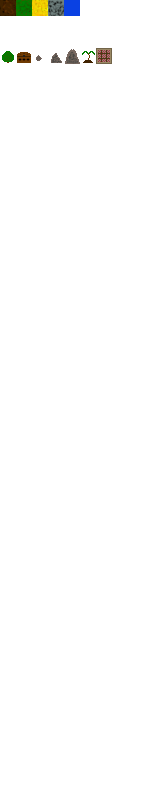
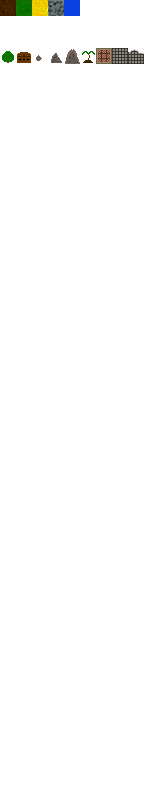
Comparing the layer stacks of the two 160px x 800px images. Changes:
added layer "Pasted Layer" above "Background" over (128, 48, 144, 64)
painted on "Background" over (112, 48, 128, 64)
